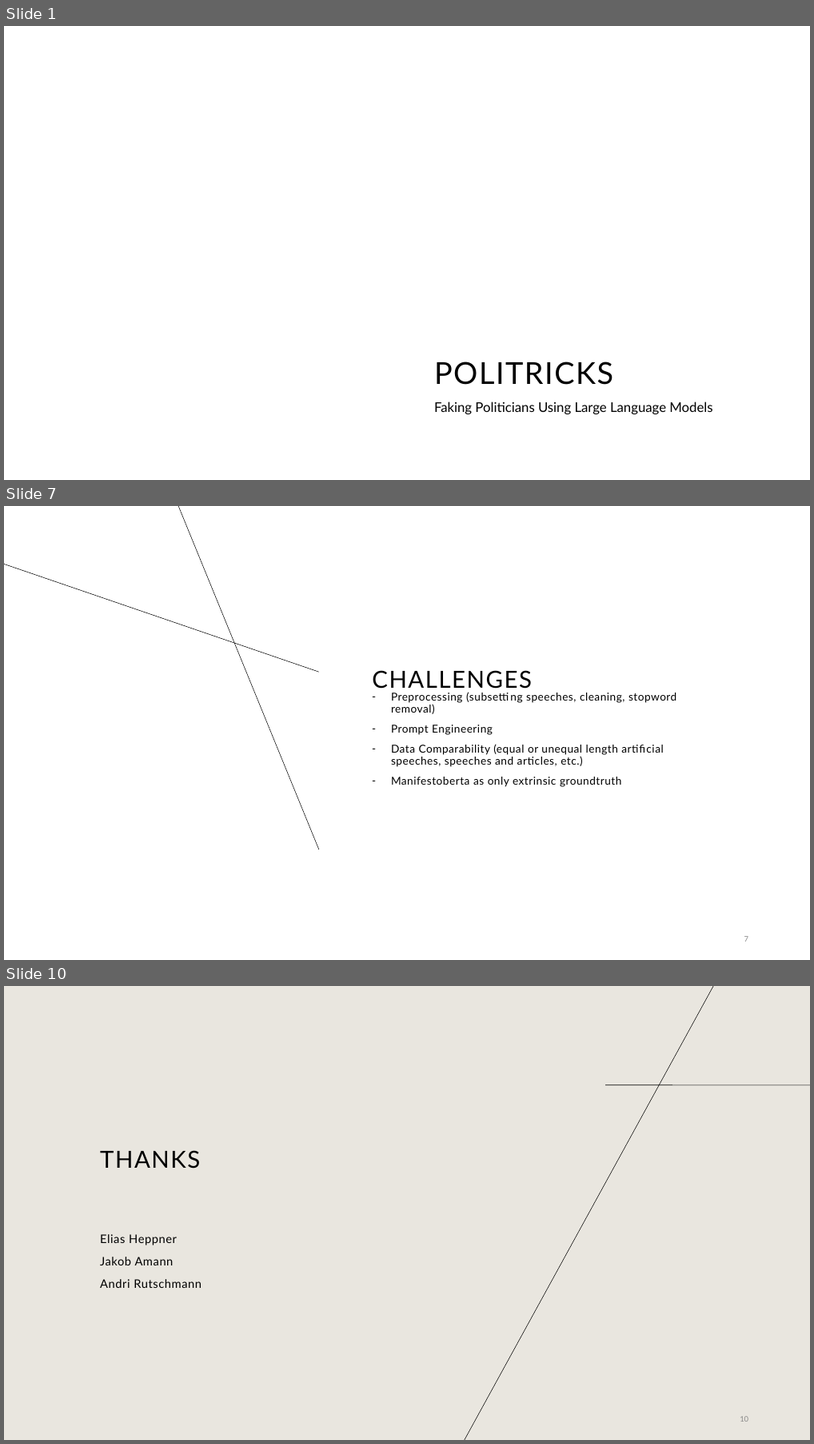
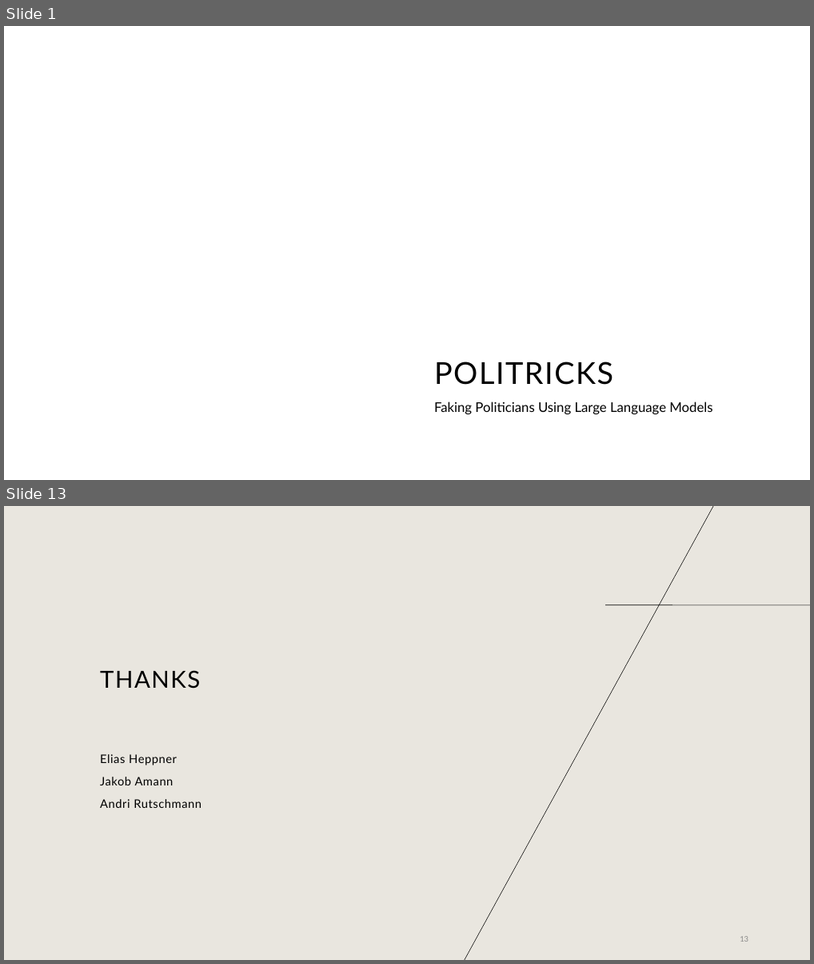
Before and after one commit to EliasHepp/Politricks, a slide deck: final_presentation.odp. Shown one above the other, each under a label of ours: slides 1, 7 and 10 before the commit, slides 1 and 13 after it; the slides between them are not shown. The pictures are 814x1444 and 814x964 pixels, drawn with LibreOffice and Linux fonts; fonts in the diff are those of the drawing; background and template pictures are left out. Boxes give left, top, right and bottom in pixels: in the first picture for what was removed or moved away, otherwise in the second. Text is boxed around its words. In the diff, an @@ line names an element or a change of style, - is before the commit and + after.

```diff
--- a/final_presentation.odp
+++ b/final_presentation.odp
@@ slide 7 removed at (4, 506, 810, 960), background #FFFFFF @@
@@ line removed from (319, 849) to (179, 506) @@
@@ line removed from (319, 672) to (4, 564) @@
@@ title removed at (372, 670, 532, 692) @@
-CHALLENGES
@@ text removed at (391, 692, 677, 787) @@
-– Preprocessing (subsetting speeches, cleaning, stopword removal)
-– Prompt Engineering
-– Data Comparability (equal or unequal length artificial speeches, speeches and articles, etc.)
-– Manifestoberta as only extrinsic groundtruth
@@ page number removed at (745, 936, 749, 941) @@
-7
@@ what was slide 10 is now slide 13 @@
```
Also in this commit, not shown: 3 slides changed, 8 slides added, 4 other slides removed, 1 other file.
